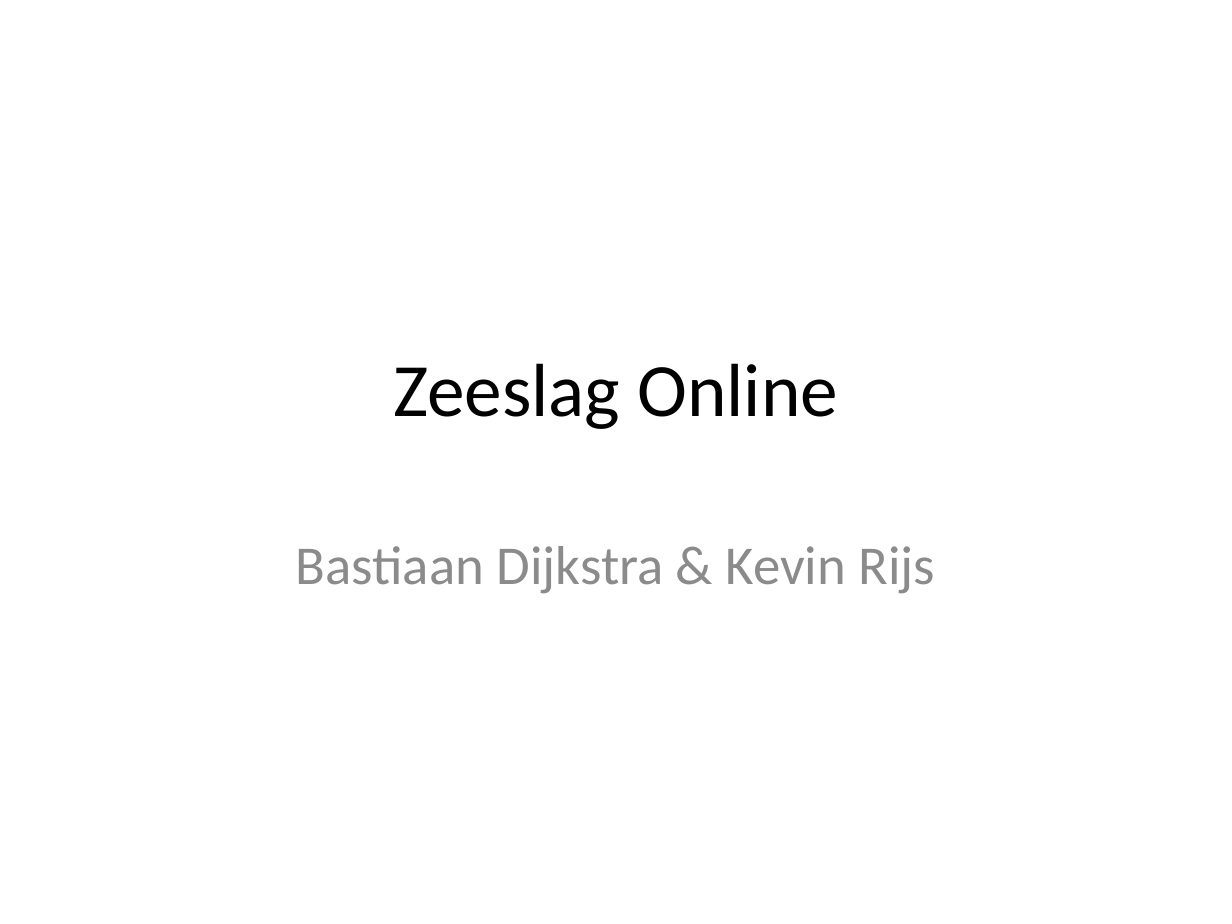
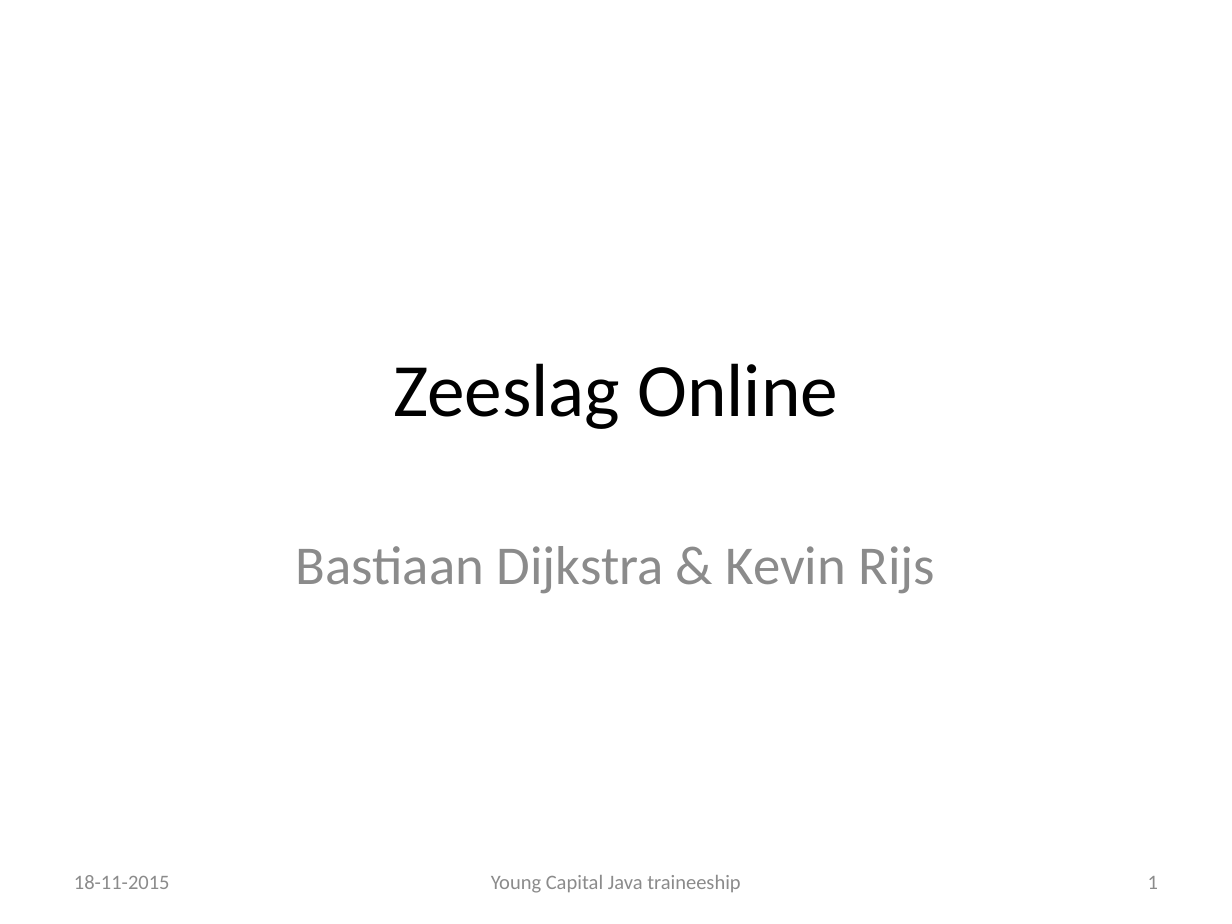
Before and after one commit to kevinrijs/ZeeSlagOnline, a slide deck: slide 1 of ZeeslagPresentatie.pptx. Drawn at 1232x924 pixels with LibreOffice and Linux fonts; fonts in the diff are those of the drawing. Boxes give left, top, right and bottom in pixels: in the first picture for what was removed or moved away, otherwise in the second. Text is boxed around its words. In the diff, an @@ line names an element or a change of style, - is before the commit and + after.

```diff
--- a/ZeeslagPresentatie.pptx
+++ b/ZeeslagPresentatie.pptx
@@ text added at [74,875,170,889], 12 pt, text #8C8C8C @@
+18-11-2015
@@ text added at [491,875,740,893], 12 pt, text #8C8C8C @@
+Young Capital Java traineeship
@@ page number added at [1148,876,1158,889], 12 pt, text #8C8C8C @@
+1
```
Also in this commit, not shown: 11 other slides changed.
